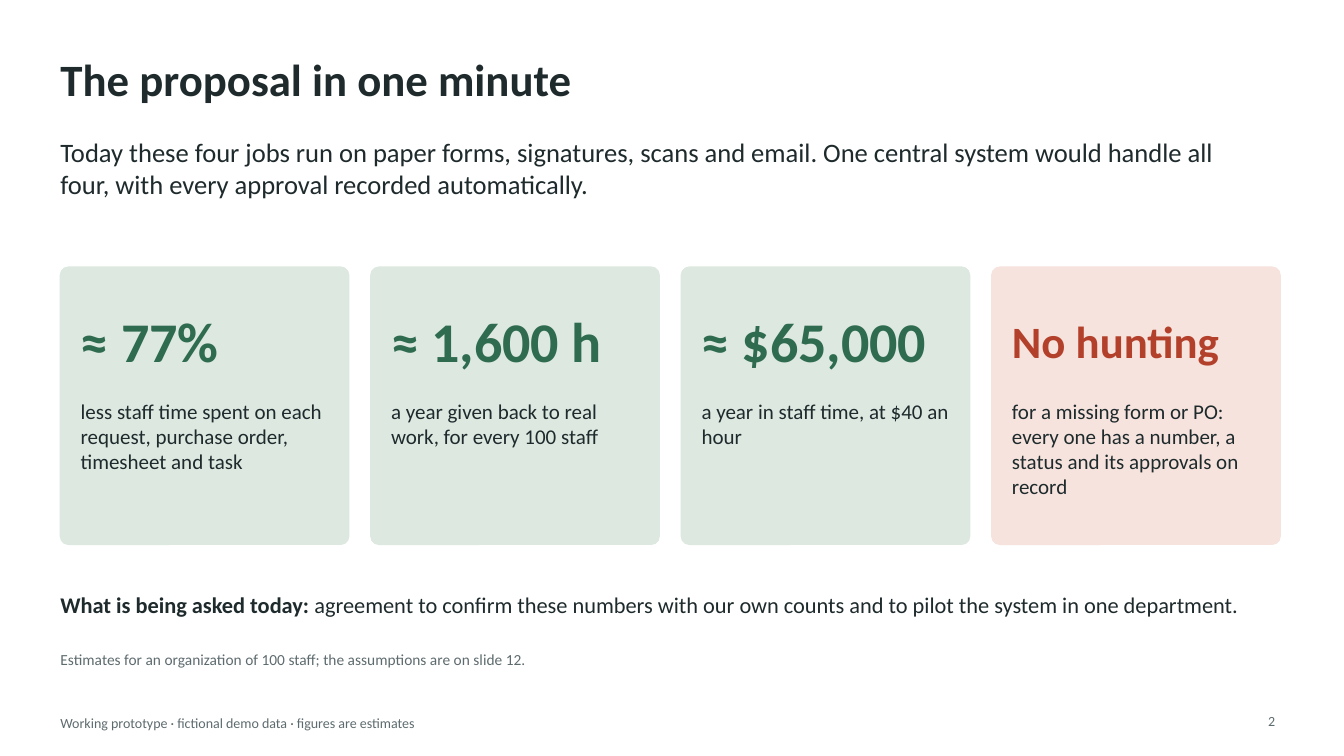
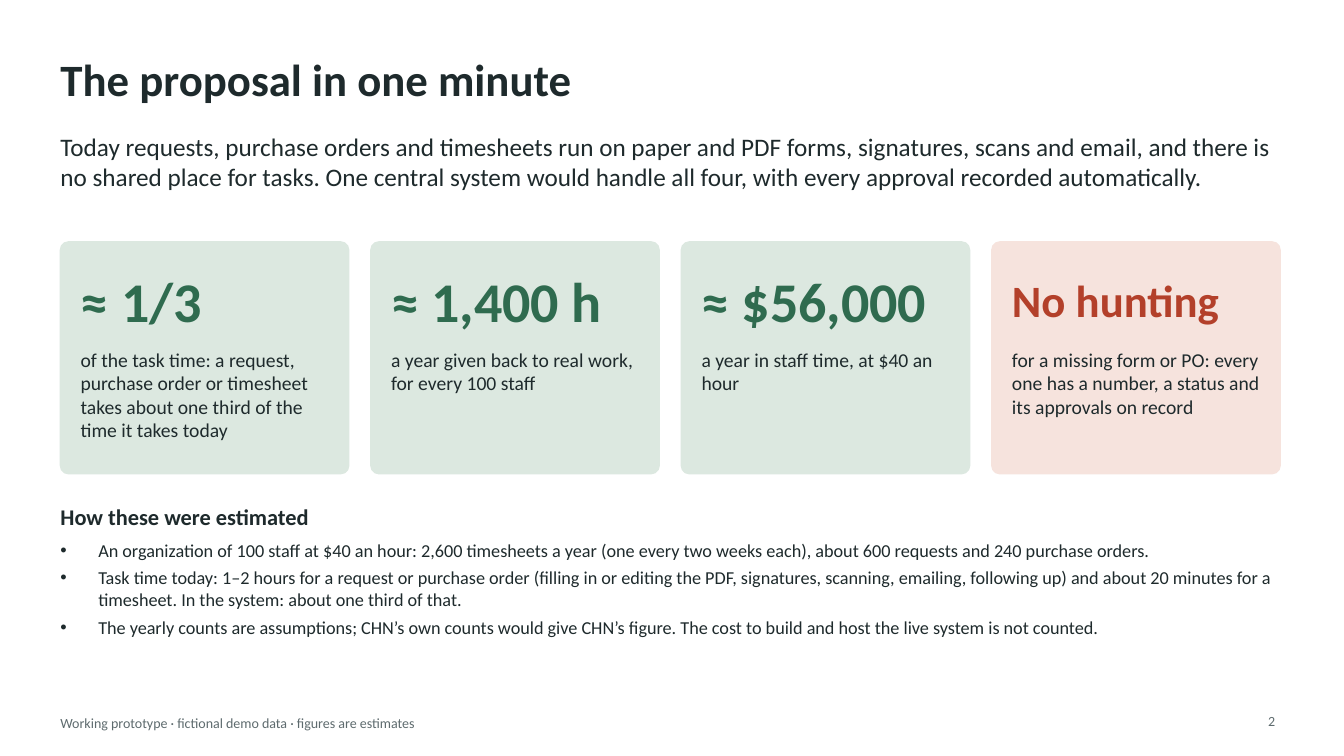
Before and after one commit to AndalibOlee/Portfolio, a slide deck: slide 2 of demo-platform/docs/DEMO_Executive_Presentation.pptx. Drawn at 1344x756 pixels with LibreOffice and Linux fonts; fonts in the diff are those of the drawing. Boxes give left, top, right and bottom in pixels: in the first picture for what was removed or moved away, otherwise in the second. Text is boxed around its words. In the diff, an @@ line names an element or a change of style, - is before the commit and + after.

```diff
--- a/demo-platform/docs/DEMO_Executive_Presentation.pptx
+++ b/demo-platform/docs/DEMO_Executive_Presentation.pptx
@@ text at (60, 138, 1269, 190): text changed; size 19 to 18 pt @@
-Today these four jobs run on paper forms, signatures, scans and email. One central system would handle all four, with every approval recorded automatically.
+Today requests, purchase orders and timesheets run on paper and PDF forms, signatures, scans and email, and there is no shared place for tasks. One central system would handle all four, with every approval recorded automatically.
@@ rounded rectangle: place and size @@
-rounded rectangle at (60, 267, 349, 544)
+rounded rectangle at (60, 242, 349, 474)
@@ rounded rectangle: place and size @@
-rounded rectangle at (371, 267, 659, 544)
+rounded rectangle at (371, 242, 659, 474)
@@ rounded rectangle: place and size @@
-rounded rectangle at (682, 267, 970, 544)
+rounded rectangle at (682, 242, 970, 474)
@@ proportions changed in 4 elements at (60, 242, 349, 474), (371, 242, 659, 474), (682, 242, 970, 474), (992, 242, 1280, 474) @@
@@ rounded rectangle: place and size @@
-rounded rectangle at (992, 267, 1280, 544)
+rounded rectangle at (992, 242, 1280, 474)
@@ text "No hunting": place and size @@
-text "No hunting" at (1012, 326, 1219, 366)
+text "No hunting" at (1012, 285, 1219, 325)
@@ text at (121, 282, 202, 325): text changed @@
-≈ 77%
+≈ 1/3
@@ text at (431, 282, 602, 330): text changed @@
-≈ 1,600 h
+≈ 1,400 h
@@ text at (742, 283, 926, 330): text changed @@
-≈ $65,000
+≈ $56,000
@@ text at (81, 353, 307, 440): text changed; size 15 to 14 pt @@
-less staff time spent on each request, purchase order, timesheet and task
+of the task time: a request, purchase order or timesheet takes about one third of the time it takes today
@@ text "a year given back to ...": place and size @@
-text "a year given back to ..." at (391, 404, 598, 448)
+text "a year given back to ..." at (391, 353, 633, 393)
@@ text "a year in staff time, ...": place and size @@
-text "a year in staff time, ..." at (702, 404, 948, 444)
+text "a year in staff time, ..." at (702, 353, 933, 390)
@@ size 15 to 14 pt in 3 elements at (391, 353, 633, 393), (702, 353, 933, 390), (1012, 353, 1259, 417) @@
@@ text "for a missing form or ...": place and size @@
-text "for a missing form or ..." at (1012, 404, 1238, 494)
+text "for a missing form or ..." at (1012, 353, 1259, 417)
@@ text at (60, 509, 309, 525): text changed; bold on @@
-What is being asked today: agreement to confirm these numbers with our own counts and to pilot the system in one department.
+How these were estimated
@@ text at (98, 544, 1271, 637): text changed; size 11 to 13 pt; text colour #5E6B6E to #1E2A2C @@
-Estimates for an organization of 100 staff; the assumptions are on slide 12.
+• An organization of 100 staff at $40 an hour: 2,600 timesheets a year (one every two weeks each), about 600 requests and 240 purchase orders.
+• Task time today: 1–2 hours for a request or purchase order (filling in or editing the PDF, signatures, scanning, emailing, following up) and about 20 minutes for a timesheet. In the system: about one third of that.
+• The yearly counts are assumptions; CHN’s own counts would give CHN’s figure. The cost to build and host the live system is not counted.
```
Also in this commit, not shown: 8 other slides changed, 1 slide added, 1 slide removed, 13 other files.
